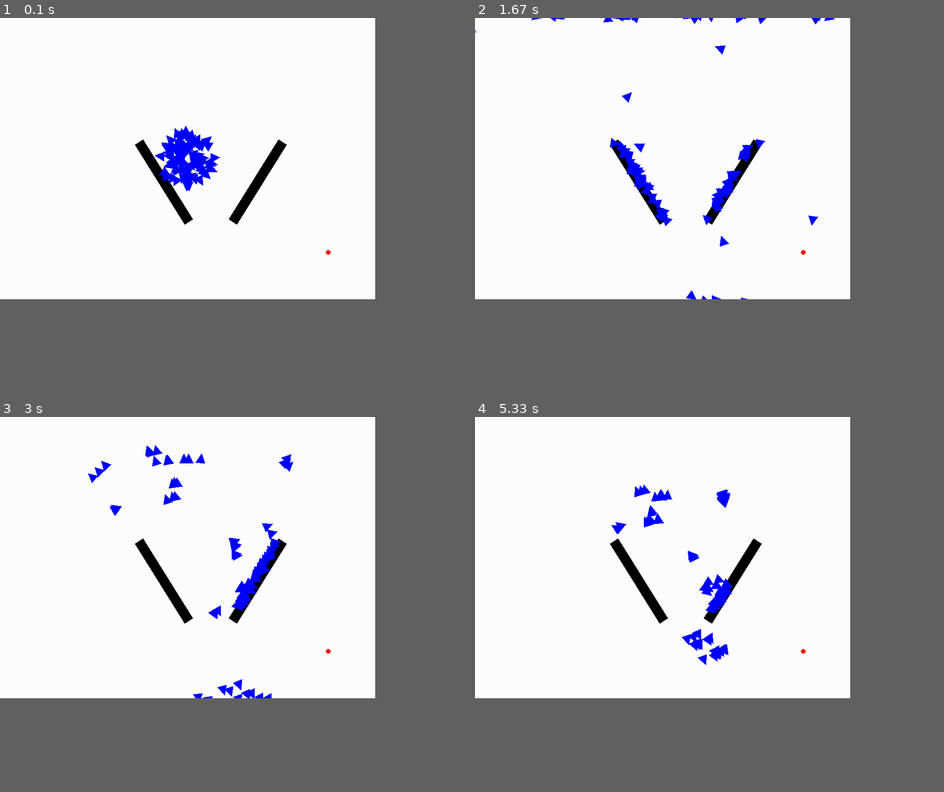
Above: before the commit, frames 1-4 (two rows, left to right).
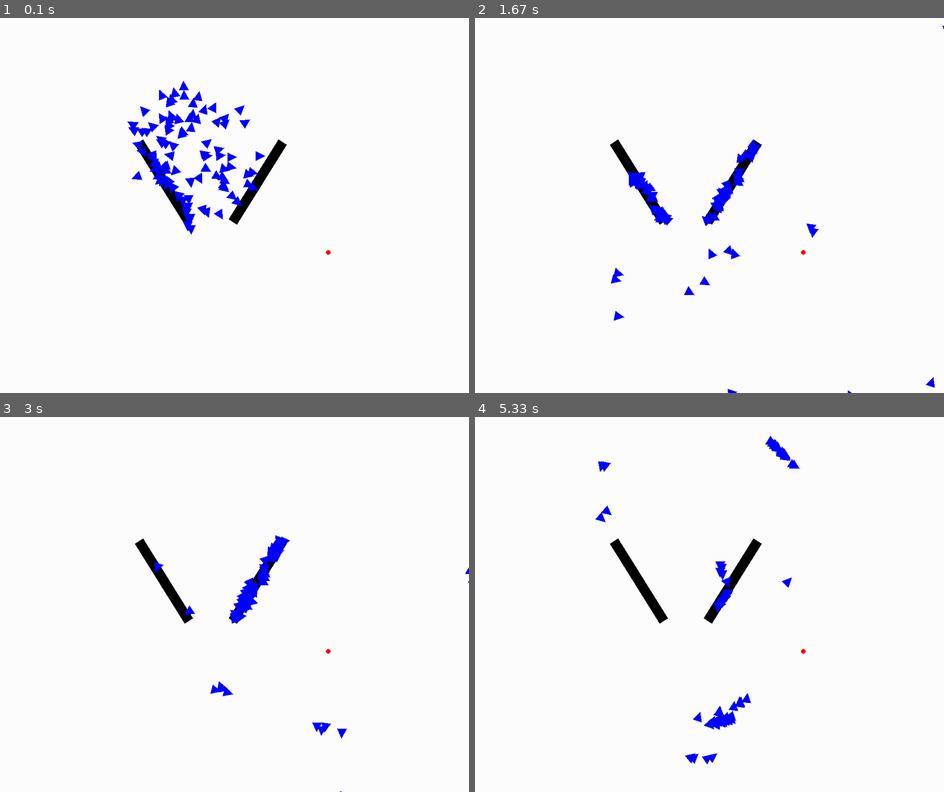
Above: after the commit, the same moments.

Repository: amarion35/genetic-pygame
Game: pygame game, started from main.py
The game is run twice, just before and just after one commit, with the same random seed, the same clock (stepped at 60 frames per second) and the same inputs.
Inputs:
- Up to frame 1 (0.1 s): no input
- Up to frame 2 (1.67 s): no input
- Up to frame 3 (3 s): no input
- Up to frame 4 (5.33 s): no input
In our replay, the window is 720x540 before the commit and 900x720 after it. These sizes can differ from the game's own. Grey fills any space a smaller window leaves; there, only what the larger window draws over its background counts as a difference.

The runs differ from the first frame. In frame 1, 3.1% of the frame differs, in the area x 27-57%, y 16-58%; in frame 2, 1.6%; in frame 3, 1.8%; in frame 4, 2.1%.

Commit message:
Parameters tunning

Diff:
--- a/Ship.py
+++ b/Ship.py
@@ -76,7 +76,7 @@
         return result
 
     def is_inside(self, x, y):
-        if 0 <= x <= 800 and 0 <= y <= 600:
+        if 0 <= x <= 1000 and 0 <= y <= 800:
             return True
         return False
 
--- a/main.py
+++ b/main.py
@@ -10,18 +10,18 @@
 pygame.init()
 
 
-screen = pygame.display.set_mode([800, 600])
+screen = pygame.display.set_mode([1000, 800])
 done = False
 clock = pygame.time.Clock()
 random.seed()
 
-speed_simulation = 2
+speed_simulation = 5
 
 iteration = 100
 duration = 5. / speed_simulation
 genome_size = 4
 size_pop = 100
-size_surviving_pop = size_pop // 3
+size_surviving_pop = size_pop // 2
 
 state = 0
 target = Target(screen, 700, 500)
